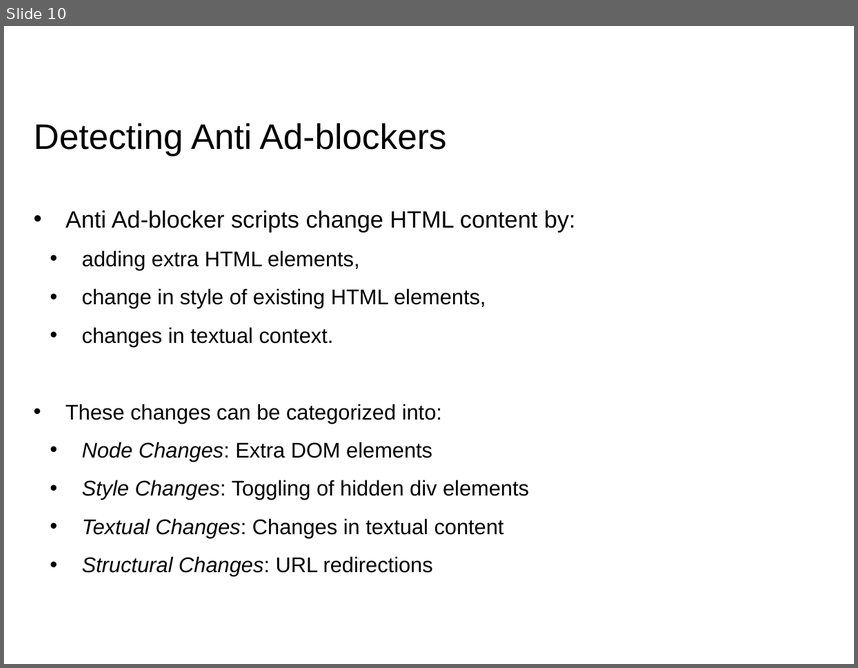
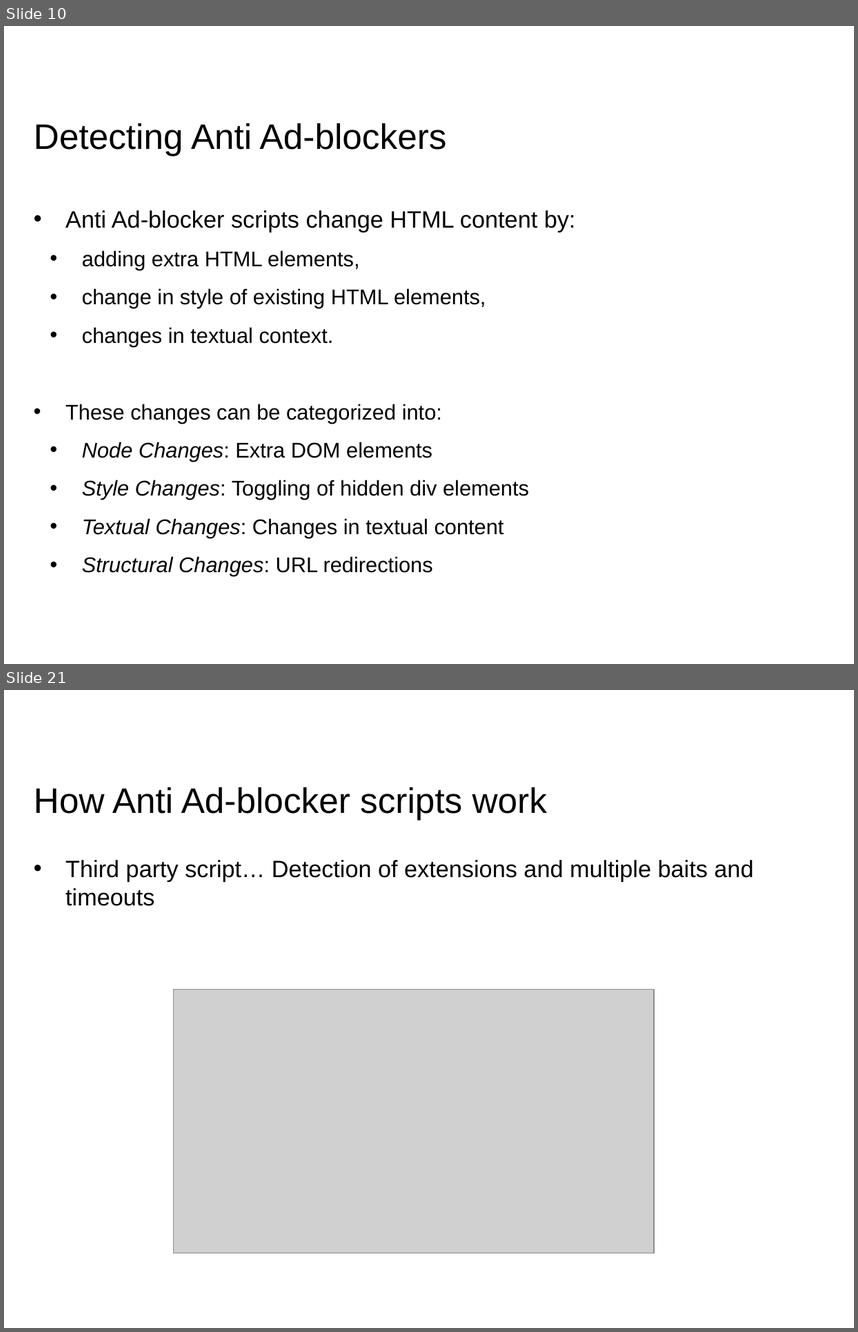
Before and after one commit to RohitPanda/seminar-blocking-adblockers, a slide deck: ppt/Seminar - Rohit & Rohit.pptx. Shown one above the other, each under a label of ours: slide 10 before the commit, slides 10 and 21 after it; the slides between them are not shown. The pictures are 858x668 and 858x1332 pixels, drawn with LibreOffice and Linux fonts; fonts in the diff are those of the drawing; grey boxes stand for pictures; background and template pictures are left out. Boxes give left, top, right and bottom in pixels: in the first picture for what was removed or moved away, otherwise in the second. Text is boxed around its words. In the diff, an @@ line names an element or a change of style, - is before the commit and + after.

```diff
--- a/ppt/Seminar - Rohit & Rohit.pptx
+++ b/ppt/Seminar - Rohit & Rohit.pptx
@@ slide 21 added at [4, 690, 854, 1328], background #FFFFFF @@
@@ title added at [34, 787, 547, 820], 30 pt, text #000000 @@
+How Anti Ad-blocker scripts work
@@ text added at [65, 860, 753, 906], 20 pt, text #000000 @@
+• Third party script… Detection of extensions and multiple baits and timeouts
@@ picture added at [173, 989, 654, 1253] @@
```
Also in this commit, not shown: 6 slides changed, 15 other slides added, 3 other files.
